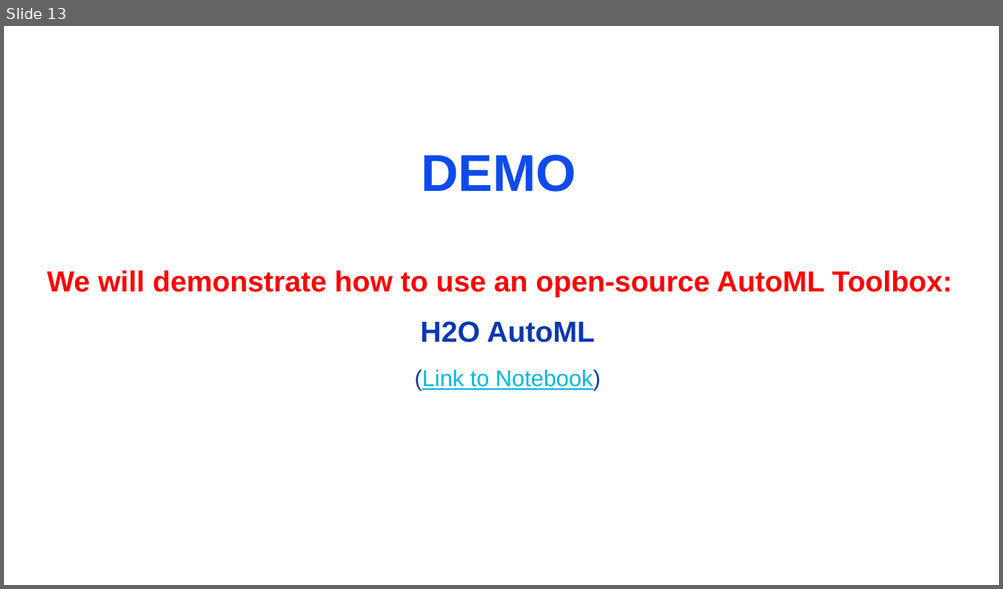
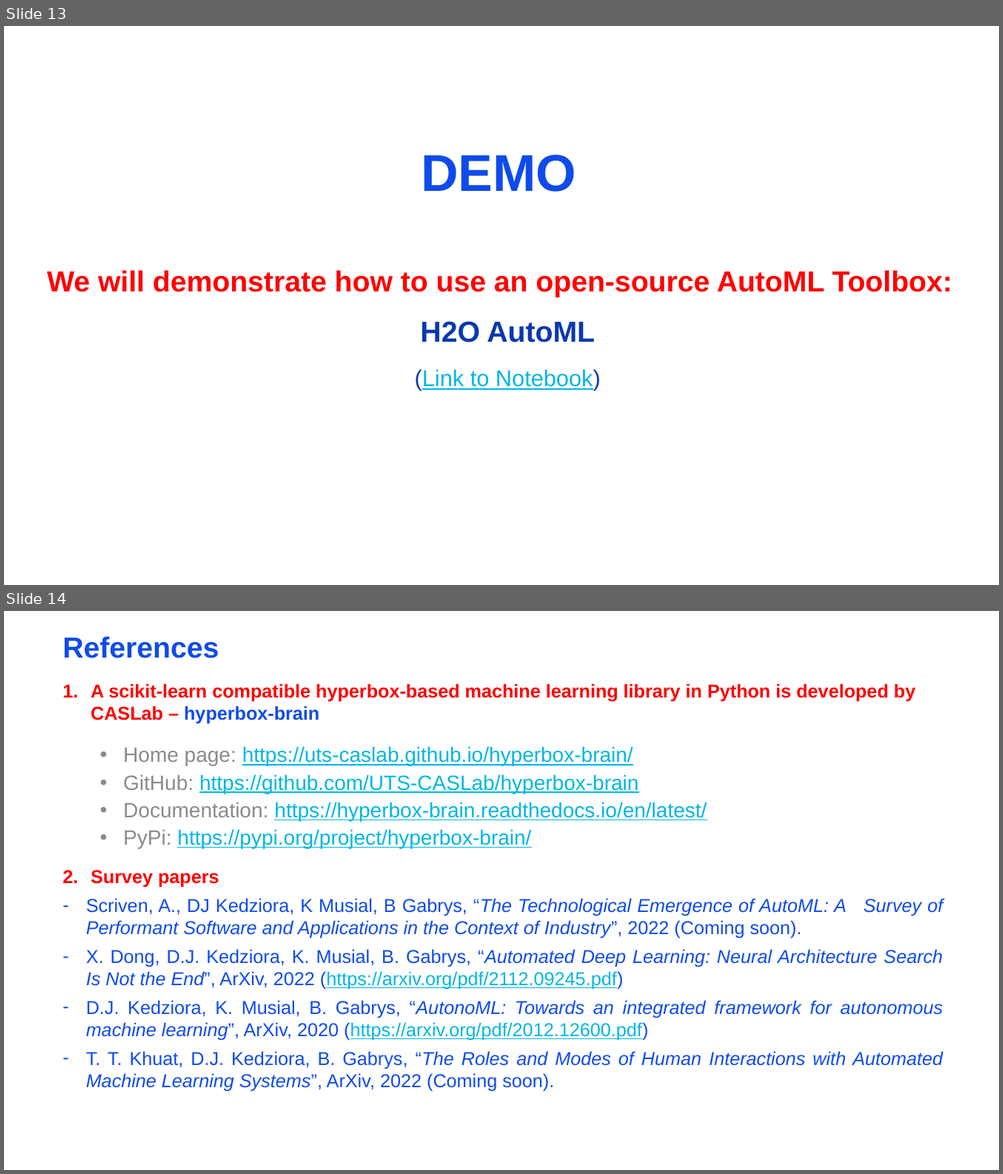
Before and after one commit to UTS-CASLab/AutoML-Tutorial, a slide deck: Lecture/AutoML Tutorial.pptx. Shown one above the other, each under a label of ours: slide 13 before the commit, slides 13 and 14 after it. The pictures are 1003x589 and 1003x1174 pixels, drawn with LibreOffice and Linux fonts; fonts in the diff are those of the drawing; background and template pictures are left out. Boxes give left, top, right and bottom in pixels: in the first picture for what was removed or moved away, otherwise in the second. Text is boxed around its words. In the diff, an @@ line names an element or a change of style, - is before the commit and + after.

Commit message:
Update Lecture

```diff
--- a/Lecture/AutoML Tutorial.pptx
+++ b/Lecture/AutoML Tutorial.pptx
@@ slide 14 added at (4, 611, 999, 1170), background #FFFFFF @@
@@ title added at (62, 636, 219, 658), 28 pt, text #0F4BEB, bold @@
+References
@@ text added at (86, 684, 943, 1092), 18 pt, text #0F4BEB @@
+1. A scikit-learn compatible hyperbox-based machine learning library in Python is developed by CASLab – hyperbox-brain
+  • Home page: https://uts-caslab.github.io/hyperbox-brain/
+  • GitHub: https://github.com/UTS-CASLab/hyperbox-brain
+  • Documentation: https://hyperbox-brain.readthedocs.io/en/latest/
+  • PyPi: https://pypi.org/project/hyperbox-brain/
+2. Survey papers
+– Scriven, A., DJ Kedziora, K Musial, B Gabrys, “The Technological Emergence of AutoML: A Survey of Performant Software and Applications in the Context of Industry”, 2022 (Coming soon).
+– X. Dong, D.J. Kedziora, K. Musial, B. Gabrys, “Automated Deep Learning: Neural Architecture Search Is Not the End”, ArXiv, 2022 (https://arxiv.org/pdf/2112.09245.pdf)
+– D.J. Kedziora, K. Musial, B. Gabrys, “AutonoML: Towards an integrated framework for autonomous machine learning”, ArXiv, 2020 (https://arxiv.org/pdf/2012.12600.pdf)
+– T. T. Khuat, D.J. Kedziora, B. Gabrys, “The Roles and Modes of Human Interactions with Automated Machine Learning Systems”, ArXiv, 2022 (Coming soon).
```
